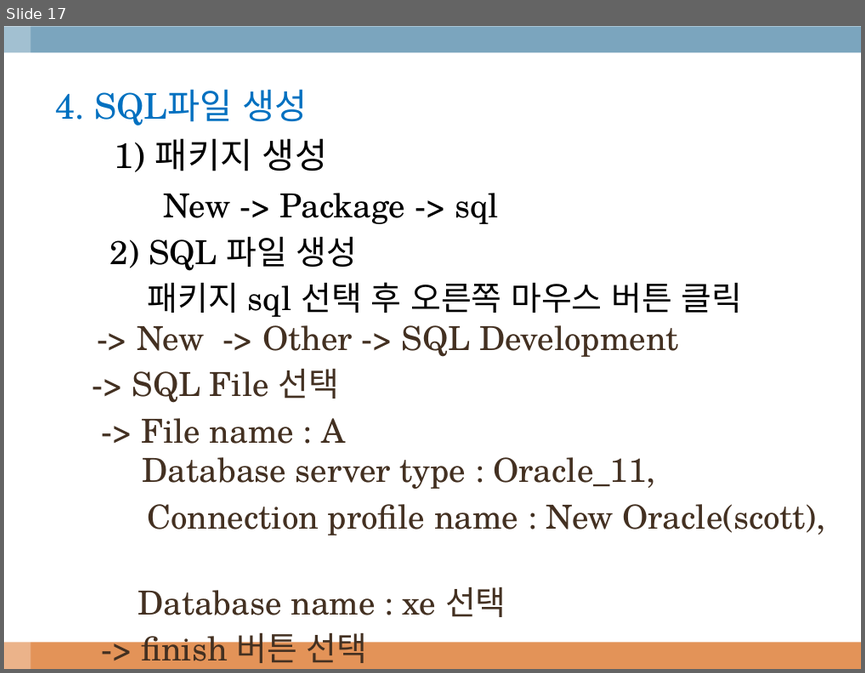
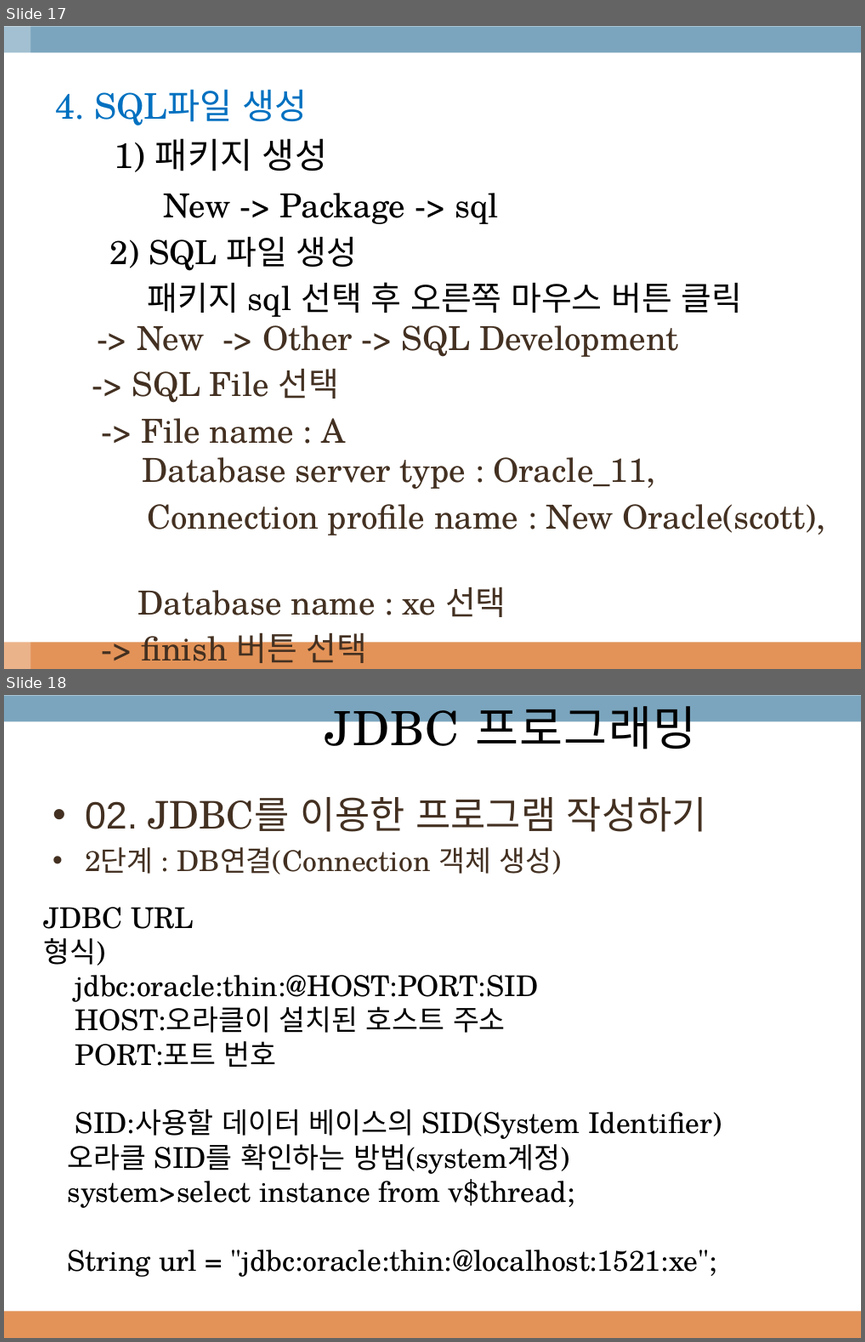
Before and after one commit to hiksyksy1234/L2, a slide deck: 자바/이클립스에서 데이터베이스 연결해 사용하는 방법-11.pptx. Shown one above the other, each under a label of ours: slide 17 before the commit, slides 17 and 18 after it. The pictures are 865x673 and 865x1342 pixels, drawn with LibreOffice and Linux fonts; fonts in the diff are those of the drawing. Boxes give left, top, right and bottom in pixels: in the first picture for what was removed or moved away, otherwise in the second. Text is boxed around its words. In the diff, an @@ line names an element or a change of style, - is before the commit and + after.

```diff
--- a/자바/이클립스에서 데이터베이스 연결해 사용하는 방법-11.pptx
+++ b/자바/이클립스에서 데이터베이스 연결해 사용하는 방법-11.pptx
@@ slide 18 added at (4,695,861,1338), background #FFFFFF; not listed: 2 template elements that a slide beside it also shows @@
@@ title added at (325,706,696,759), 39.6 pt, text #000000 @@
+JDBC 프로그래밍
@@ text added at (85,797,707,874), 24 pt, text #433021 @@
+• 02. JDBC를 이용한 프로그램 작성하기
+• 2단계 : DB연결(Connection 객체 생성)
@@ text added at (43,907,721,1276), 24 pt, text #000000 @@
+JDBC URL
+형식)
+jdbc:oracle:thin:@HOST:PORT:SID
+HOST:오라클이 설치된 호스트 주소
+PORT:포트 번호
+SID:사용할 데이터 베이스의 SID(System Identifier)
+오라클 SID를 확인하는 방법(system계정)
+system>select instance from v$thread;
+String url = "jdbc:oracle:thin:@localhost:1521:xe";
```
